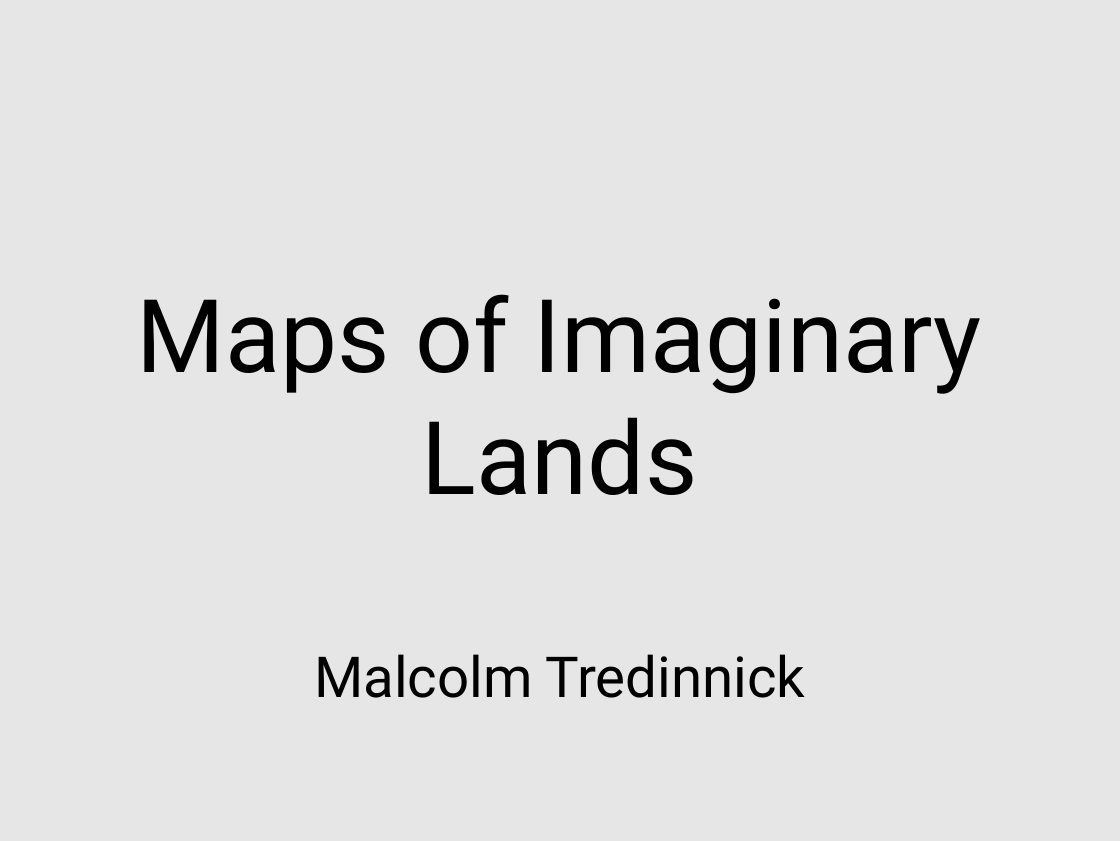
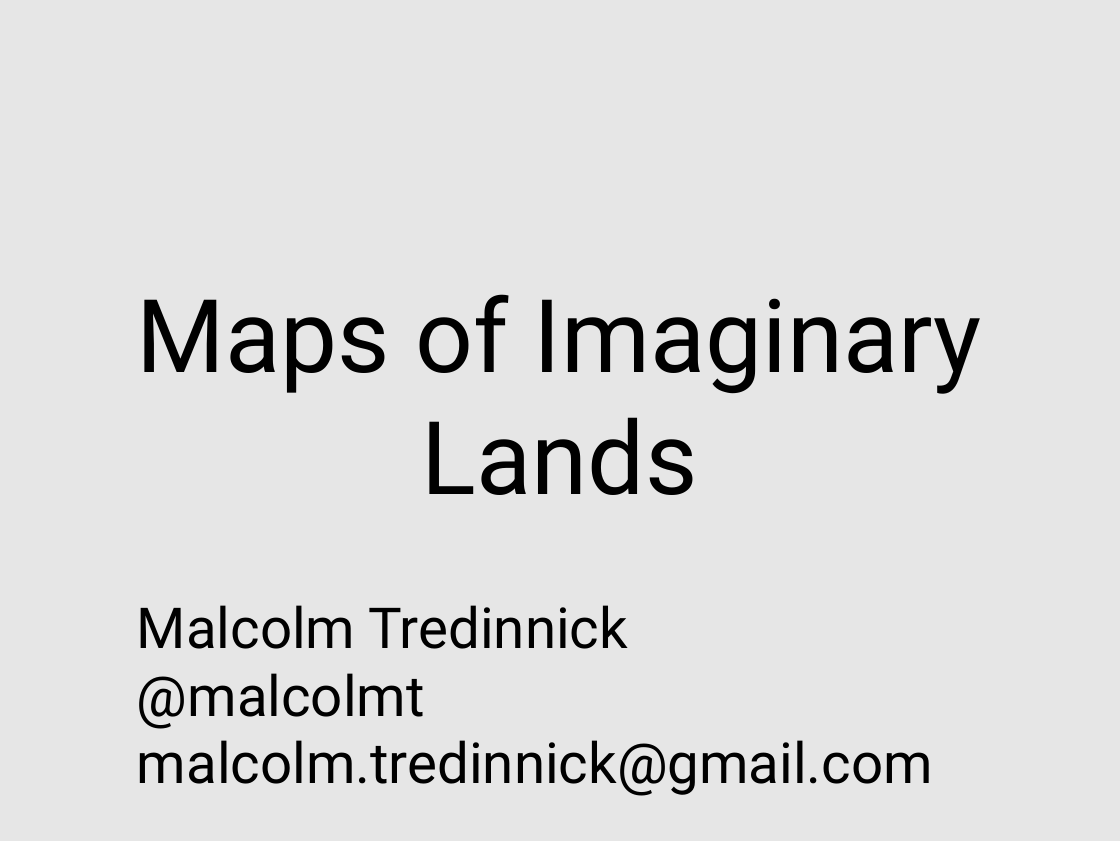
Before and after one commit to malcolmt/imaginary-maps-in-django, a slide deck: slide 1 of slides/kiwi-pycon-2010.odp. Drawn at 1120x841 pixels with LibreOffice and Linux fonts; fonts in the diff are those of the drawing. Boxes give left, top, right and bottom in pixels: in the first picture for what was removed or moved away, otherwise in the second. Text is boxed around its words. In the diff, an @@ line names an element or a change of style, - is before the commit and + after.

Commit message:
Small slide updates.

```diff
--- a/slides/kiwi-pycon-2010.odp
+++ b/slides/kiwi-pycon-2010.odp
@@ text "Malcolm Tredinnick": place and size @@
-text "Malcolm Tredinnick" at [314,654,806,698]
+text "Malcolm Tredinnick" at [137,605,933,796]
@@ text at [137,605,628,649]: alignment centre to left @@
@@ text at [137,673,933,796]: paragraphs added @@
+@malcolmt
+malcolm.tredinnick@gmail.com
```
Also in this commit, not shown: 1 slide added, 1 other file.
